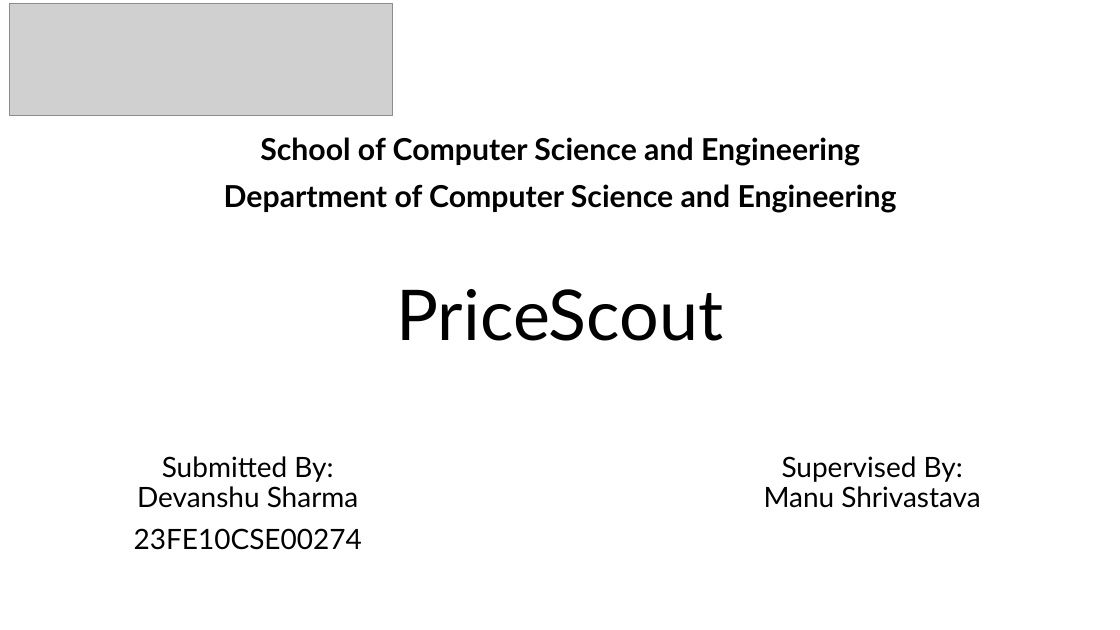
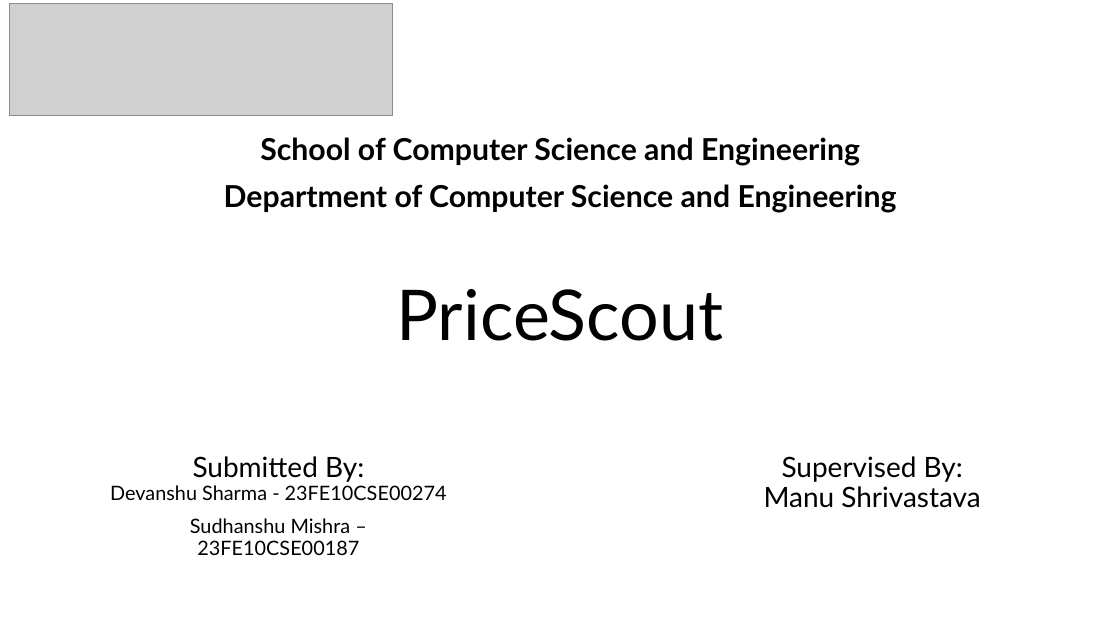
Before and after one commit to Devanshu-MUJ/price-comparison-pbl, a slide deck: slide 1 of PriceScout_PBL_Presentation.pptx. Drawn at 1120x630 pixels with LibreOffice and Linux fonts; fonts in the diff are those of the drawing; grey boxes stand for pictures. Boxes give left, top, right and bottom in pixels: in the first picture for what was removed or moved away, otherwise in the second. Text is boxed around its words. In the diff, an @@ line names an element or a change of style, - is before the commit and + after.

Commit message:
Added PBL presentation file

```diff
--- a/PriceScout_PBL_Presentation.pptx
+++ b/PriceScout_PBL_Presentation.pptx
@@ subtitle at (110,456,447,555): text changed; size 24 to 17 pt @@
-Submitted By:
-Devanshu Sharma
-23FE10CSE00274
+Submitted By:
+Devanshu Sharma - 23FE10CSE00274
+Sudhanshu Mishra – 23FE10CSE00187
```
